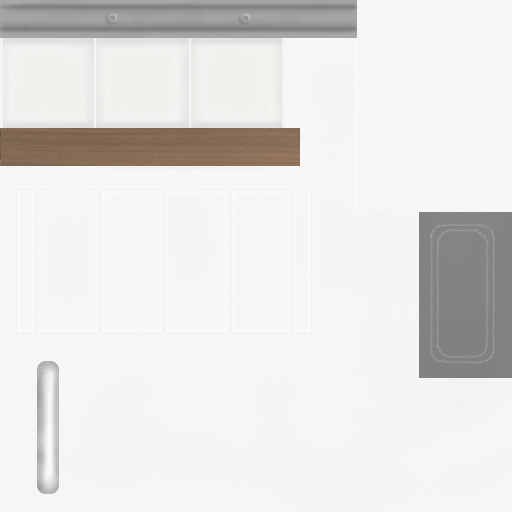
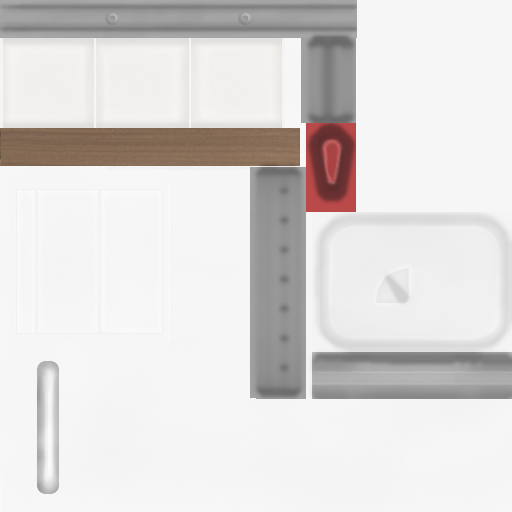
Two versions of the same layered image (512 x 512). Layer-by-layer changes:
painted on "DIFF" over [left=164, top=32, right=512, bottom=399]
